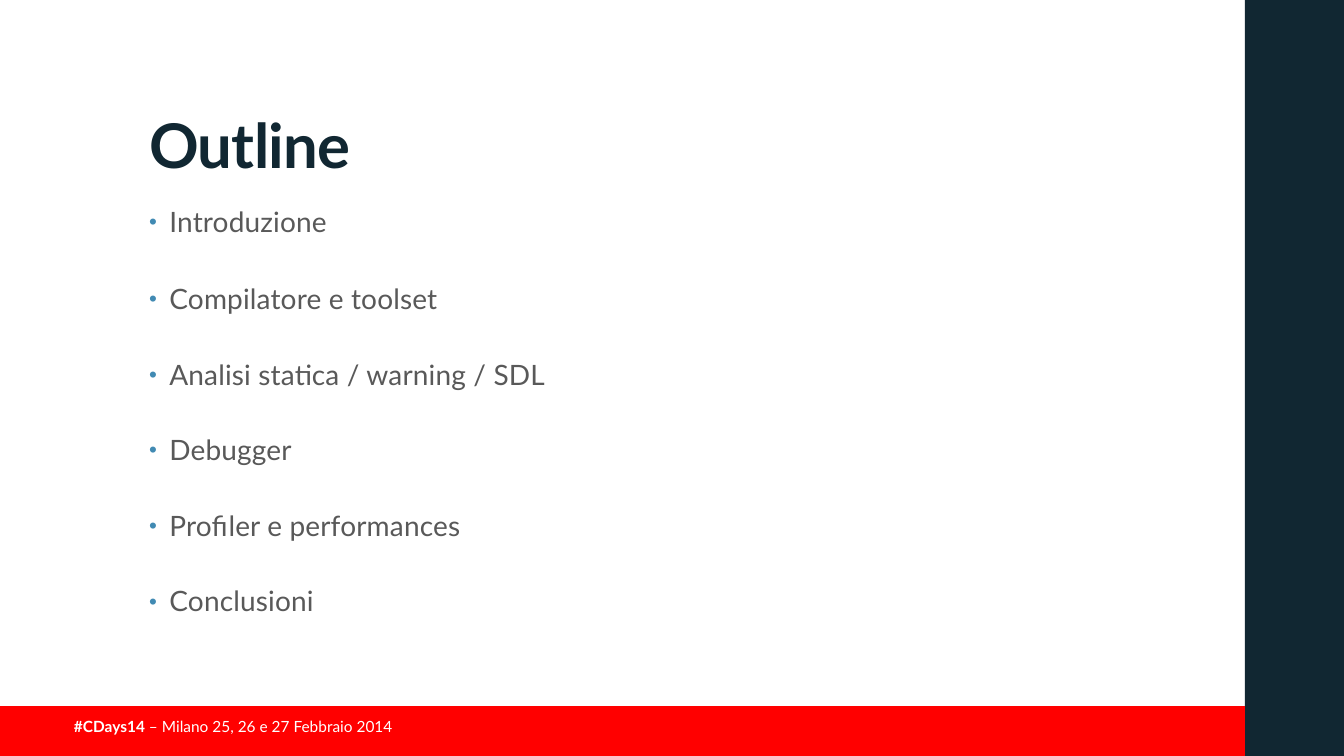
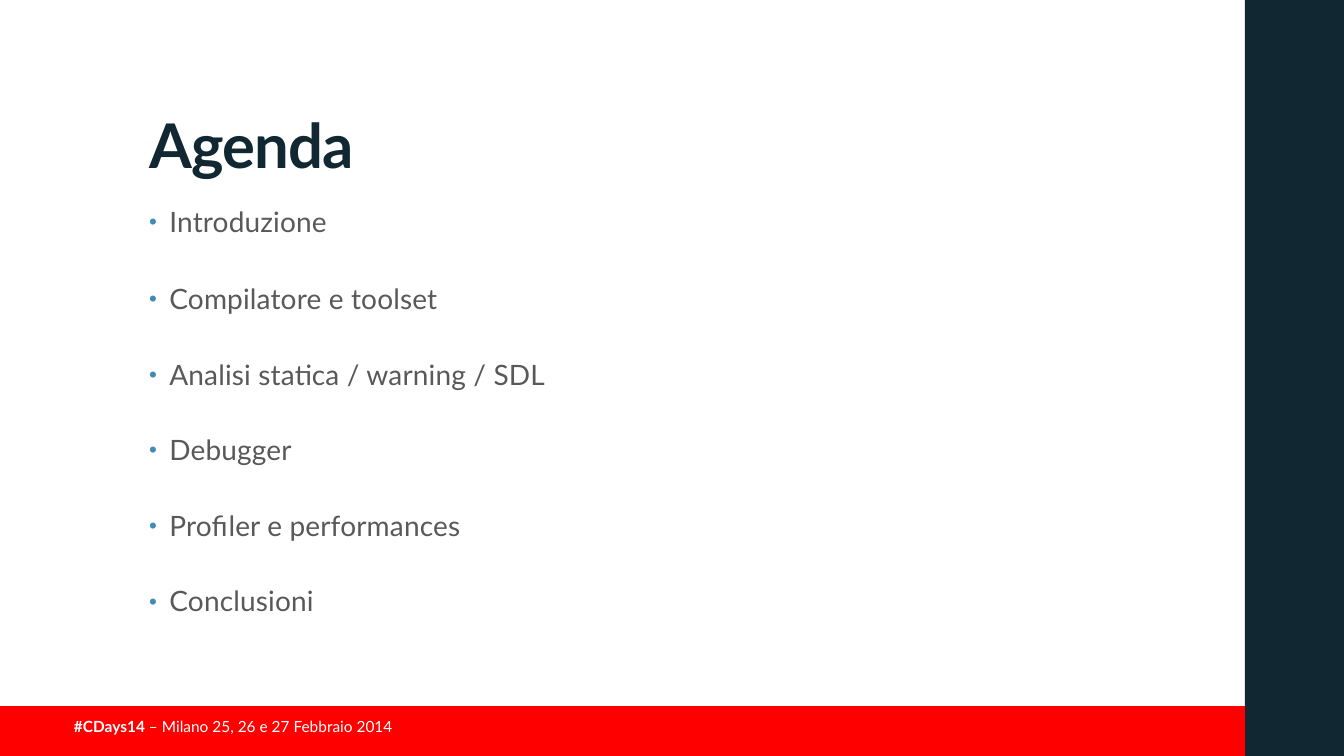
Before and after one commit to guidop/CDays14, a slide deck: slide 5 of presentazioneCDAYS2014.pptx (slide 6 before the commit). Drawn at 1344x756 pixels with LibreOffice and Linux fonts; fonts in the diff are those of the drawing; background and template pictures are left out. Boxes give left, top, right and bottom in pixels: in the first picture for what was removed or moved away, otherwise in the second. Text is boxed around its words. In the diff, an @@ line names an element or a change of style, - is before the commit and + after.

```diff
--- a/presentazioneCDAYS2014.pptx
+++ b/presentazioneCDAYS2014.pptx
@@ title at (149, 122, 354, 179): text changed @@
-Outline
+Agenda
```
Also in this commit, not shown: 2 other slides changed, 2 slides added, 1 slide removed.
